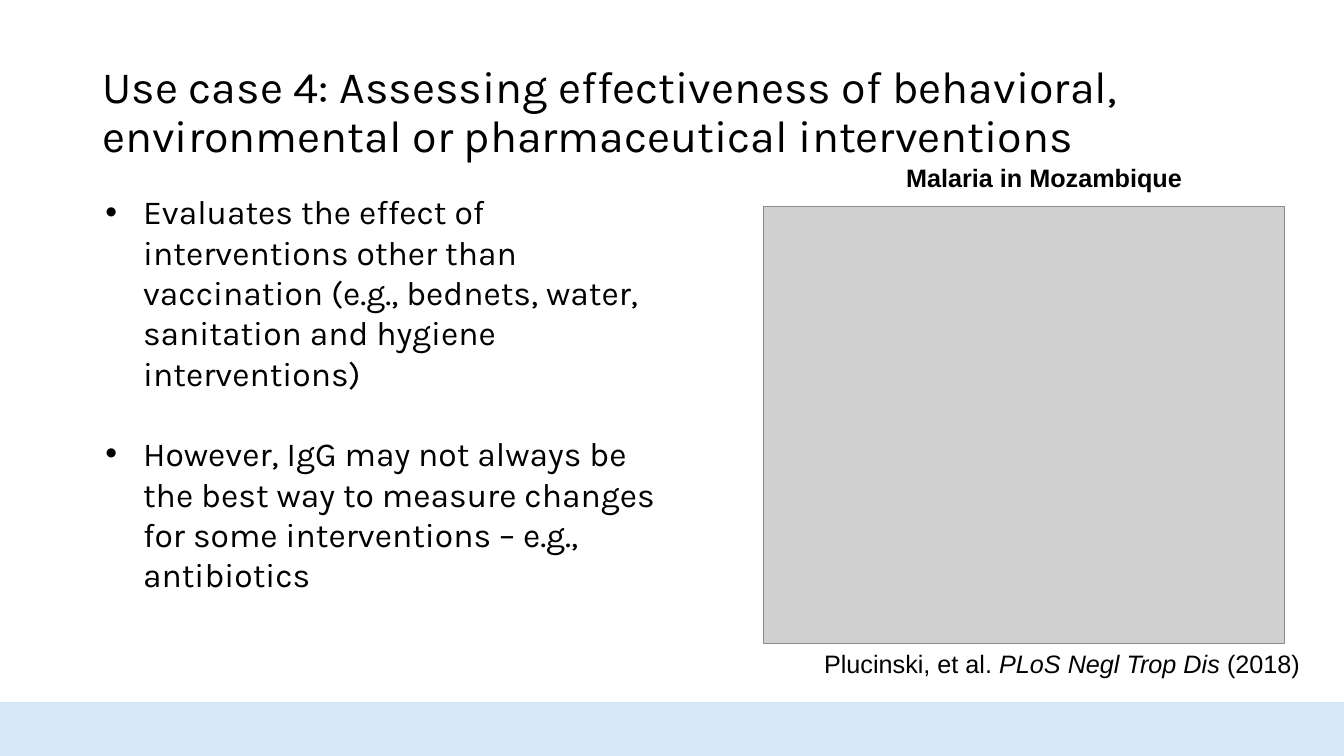
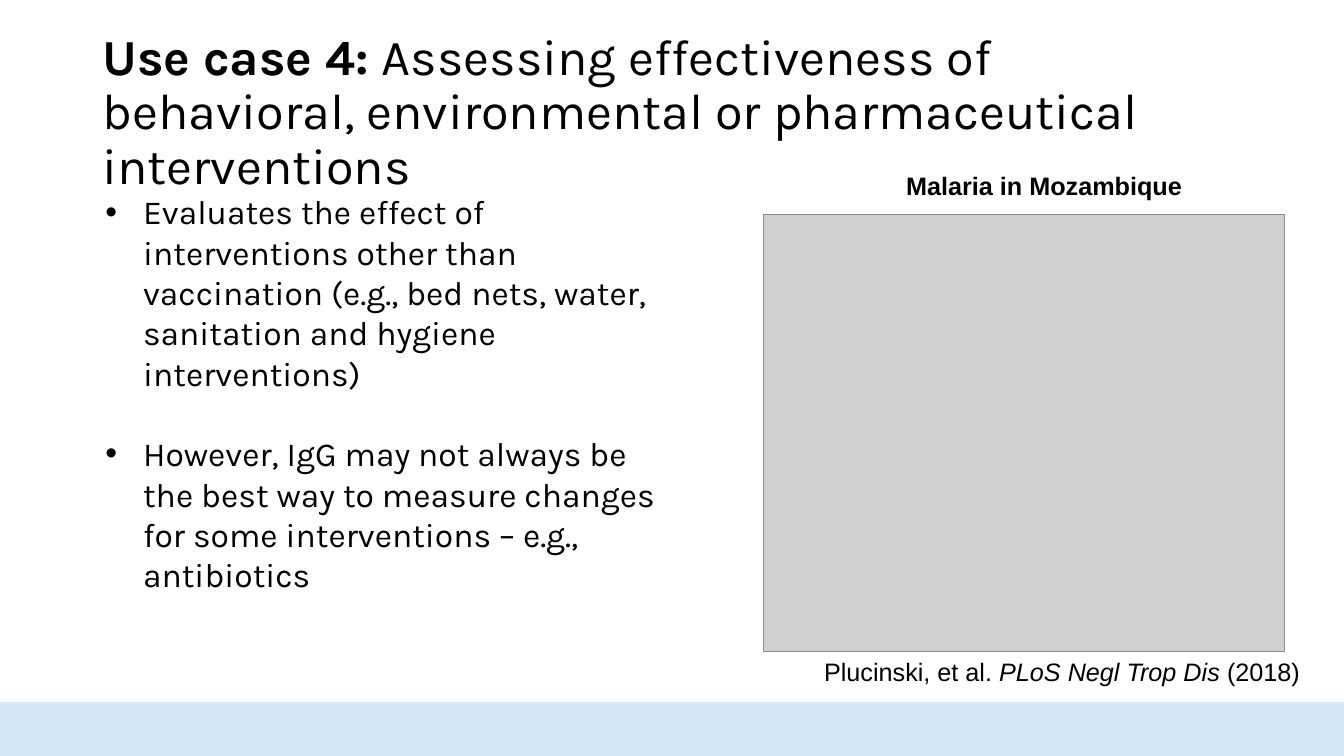
Before and after one commit to HopkinsIDD/seroanalytics_workshop, a slide deck: slide 17 of Lecture 0/Lecture_0_v2.pptx (slide 13 before the commit). Drawn at 1344x756 pixels with LibreOffice and Linux fonts; fonts in the diff are those of the drawing; grey boxes stand for pictures; background and template pictures are left out. Boxes give left, top, right and bottom in pixels: in the first picture for what was removed or moved away, otherwise in the second. Text is boxed around its words. In the diff, an @@ line names an element or a change of style, - is before the commit and + after.

```diff
--- a/Lecture 0/Lecture_0_v2.pptx
+++ b/Lecture 0/Lecture_0_v2.pptx
@@ title "Use case 4: Assessing effectiveness ..." at [102,40,1138,185]: size 32 to 36 pt; bold on in "Use case 4:" @@
@@ text at [143,201,646,390]: spaces changed @@
-• Evaluates the effect of interventions other than vaccination (e.g., bednets, water, sanitation and hygiene interventions)
+• Evaluates the effect of interventions other than vaccination (e.g., bed nets, water, sanitation and hygiene interventions)
@@ 2 texts, 1 picture: place and size @@
-2 texts, 1 picture at [764,168,1330,683]
+2 texts, 1 picture at [764,176,1300,687]
```
Also in this commit, not shown: 13 other slides changed, 5 slides added, 2 other files.
